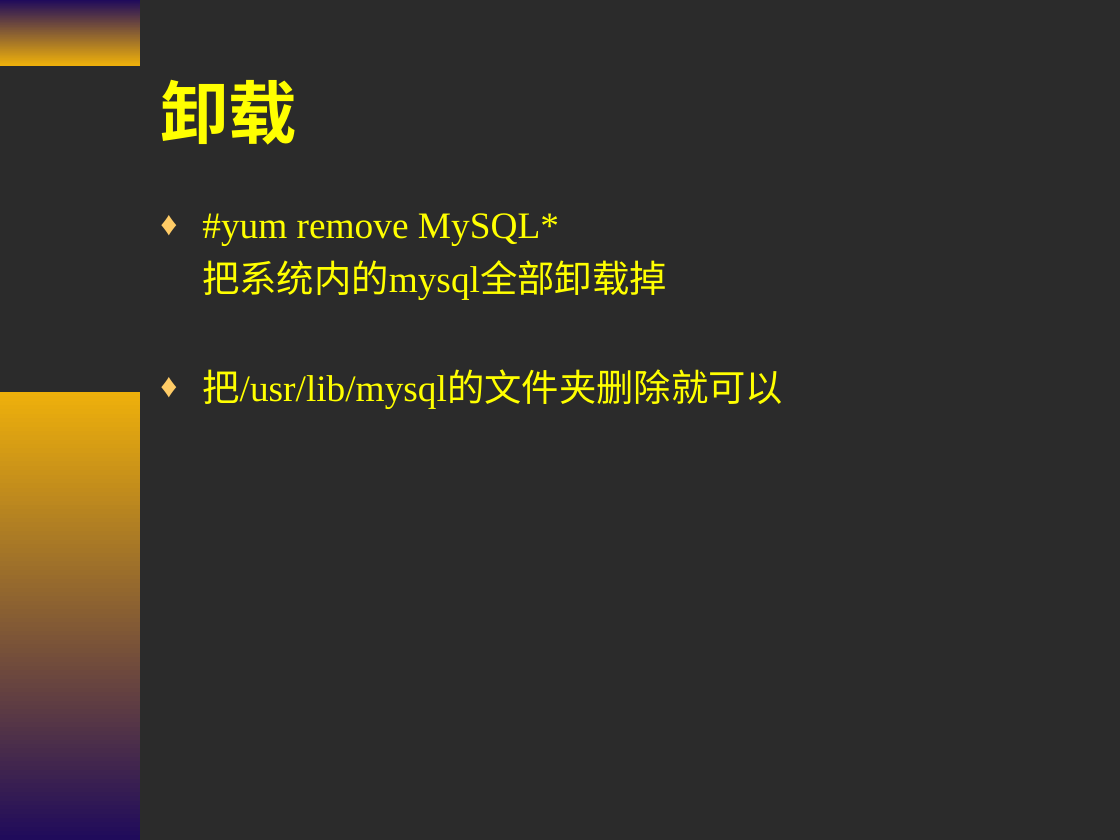
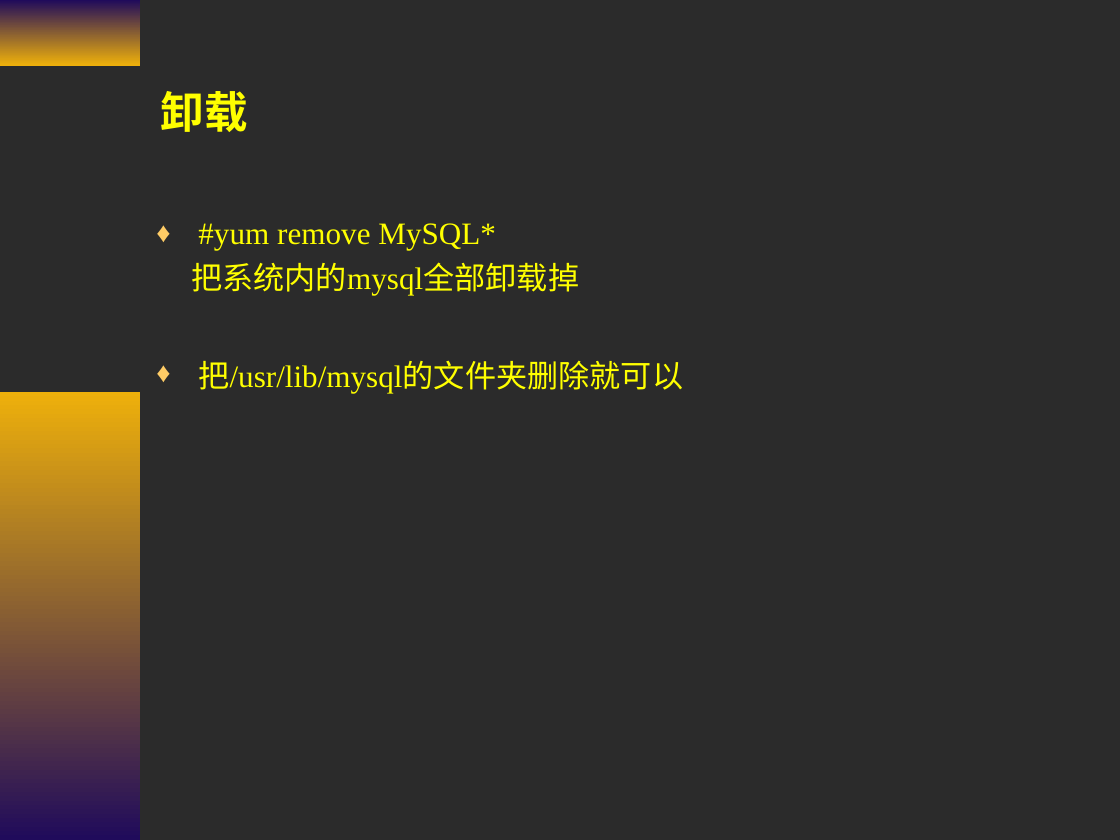
Before and after one commit to cash2one/ekproject, a slide deck: slide 60 of workSpace/temp/资料/复件 第二章 Linux常用命令.ppt (slide 61 before the commit). Drawn at 1120x840 pixels with LibreOffice and Linux fonts; fonts in the diff are those of the drawing; background and template pictures are left out; a plain dark background stands for a picture behind light text. Boxes give left, top, right and bottom in pixels: in the first picture for what was removed or moved away, otherwise in the second. Text is boxed around its words. In the diff, an @@ line names an element or a change of style, - is before the commit and + after.

```diff
--- a/workSpace/temp/资料/复件 第二章 Linux常用命令.ppt
+++ b/workSpace/temp/资料/复件 第二章 Linux常用命令.ppt
@@ title "卸载" at <box>161,91,248,132</box>: size 44 to 28 pt @@
@@ text "#yum remove MySQL*": place and size @@
-text "#yum remove MySQL*" at <box>202,213,783,409</box>
+text "#yum remove MySQL*" at <box>191,223,683,394</box>
@@ text "#yum remove MySQL*" at <box>191,223,683,394</box>: size 24 to 20 pt; less space between paragraphs @@
```
Also in this commit, not shown: 3 other slides changed, 1 slide added, 1 slide removed.
